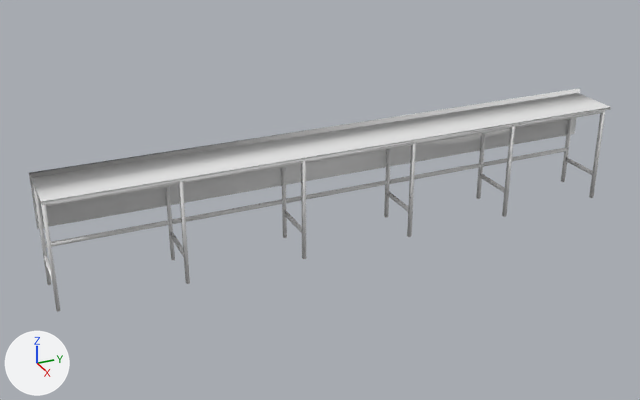
The FBX model Assets/Models/Tables/LongTable/LongTable.fbx as it was, and as the next commit left it.
Camera for both pictures: a 50 mm lens placed at (582.0, -43.0, 268.0), pointed at (100.0, 174.0, 27.0). Arrows for +X, +Y and +Z are at lower left; the lights stay in place.

The first picture shows 'LongTable'.
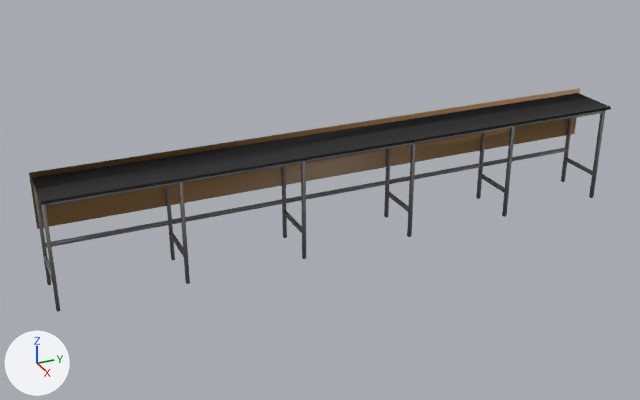
Scene script edits in JSON lines:
```json
{"op": "add", "block": "img_longtablealbedobake_png", "code": ["img_longtablealbedobake_png = load_image('LongTableAlbedoBake.png', 'LongTableAlbedoBake.png', 1024, 1024, 'sRGB')"]}
{"op": "add", "block": "mat_test", "code": ["mat_test = principled_material('Test')", "mat_test.texture = img_longtablealbedobake_png  # with its transparency"]}
{"block": "me_cube_049", "where": "me_cube_049.from_pydata(...)  # 340 vertices, 504 faces; spans x -36.0..2.0, y -2.0..390.0, z -1.0..71.0"}
{"op": "add", "block": "me_cube_049", "code": "me_cube_049.materials.append(mat_test)  # picture img_longtablealbedobake_png"}
```

Location of each change, [x1, y1, x2, y2] in pixels of the pictures (640 x 400 px):
```json
{"object": "LongTable", "change": "recoloured", "before": [29, 88, 611, 312], "after": [29, 88, 611, 312]}
```
